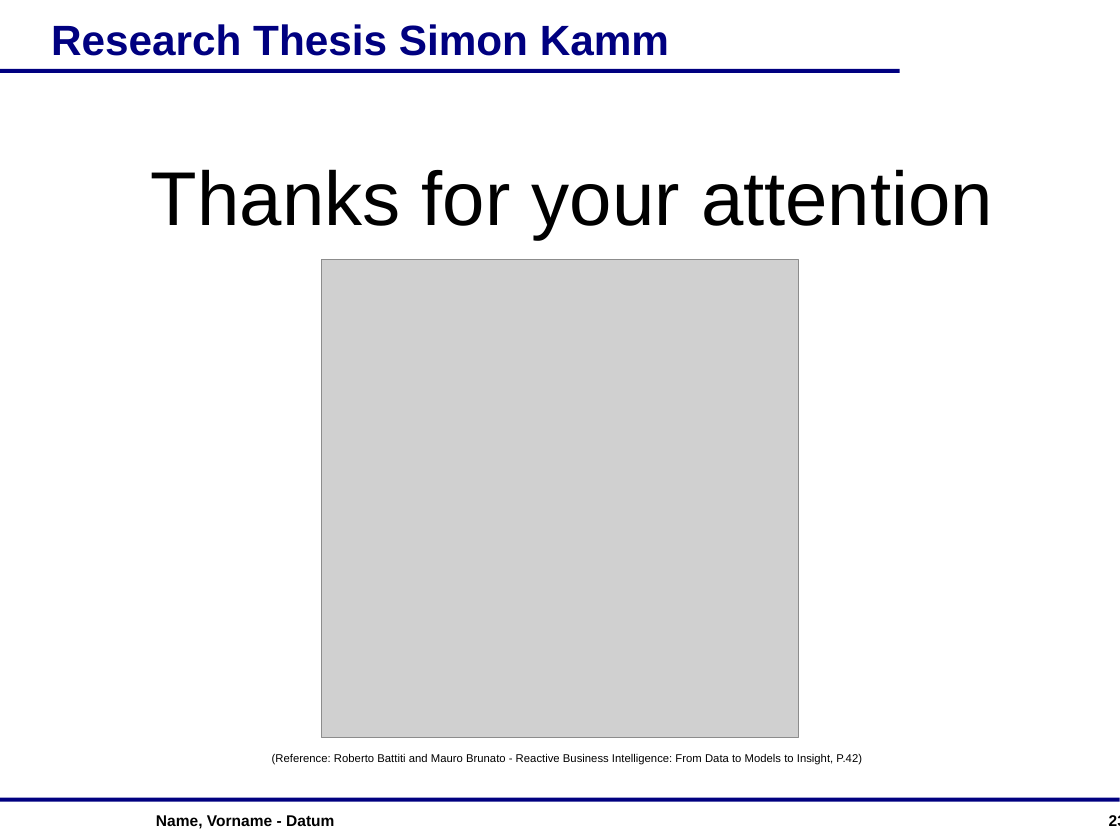
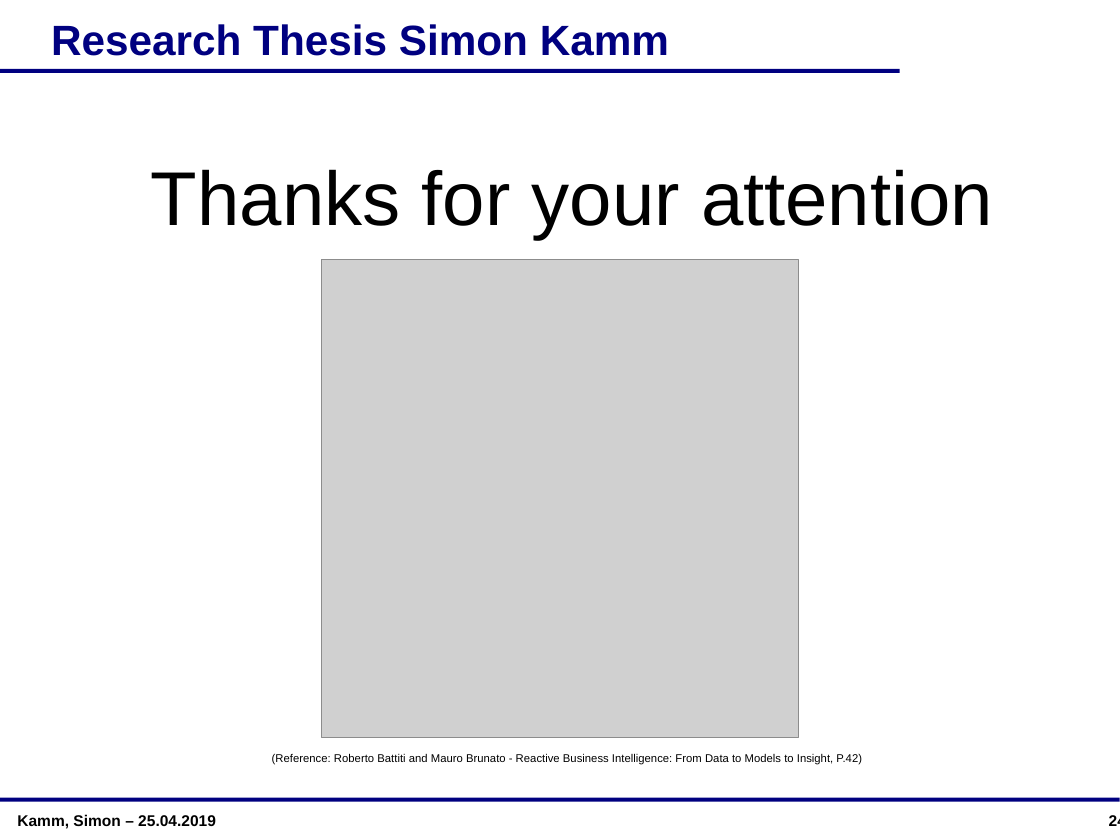
Before and after one commit to simonbuerste/Forschungsarbeit, a slide deck: slide 24 of Documentation/Pres_ResearchThesis_KammSimon.ppt (slide 23 before the commit). Drawn at 1120x840 pixels with LibreOffice and Linux fonts; fonts in the diff are those of the drawing; grey boxes stand for pictures; background and template pictures are left out. Boxes give left, top, right and bottom in pixels: in the first picture for what was removed or moved away, otherwise in the second. Text is boxed around its words. In the diff, an @@ line names an element or a change of style, - is before the commit and + after.

```diff
--- a/Documentation/Pres_ResearchThesis_KammSimon.ppt
+++ b/Documentation/Pres_ResearchThesis_KammSimon.ppt
@@ text added at [17,814,216,829], 11 pt, text #000000, bold @@
+Kamm, Simon – 25.04.2019
@@ text removed at [156,815,334,829] @@
-Name, Vorname - Datum
@@ page number at [1109,815,1120,826]: text changed @@
-23
+24
```
Also in this commit, not shown: 11 other slides changed, 1 slide added.
